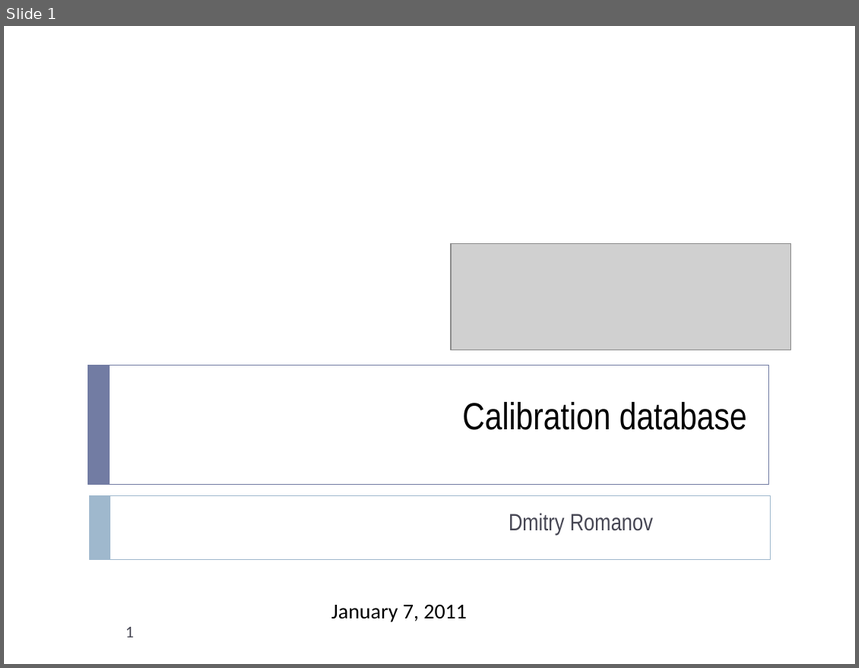
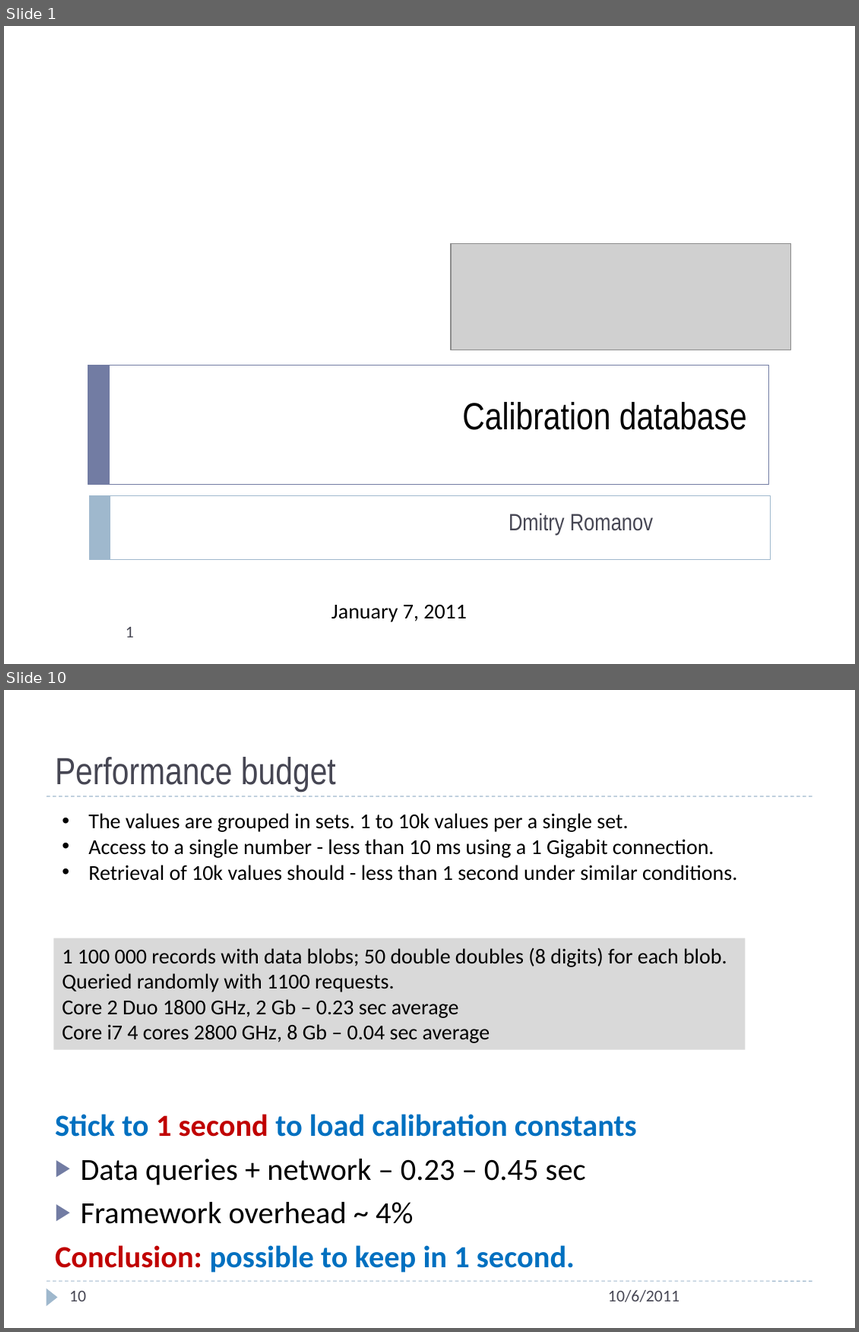
Before and after one commit to JeffersonLab/ccdb, a slide deck: doc/ccdb_design_paralellism_01_07_2011.pptx. Shown one above the other, each under a label of ours: slide 1 before the commit, slides 1 and 10 after it; the slides between them are not shown. The pictures are 859x668 and 859x1332 pixels, drawn with LibreOffice and Linux fonts; fonts in the diff are those of the drawing; grey boxes stand for pictures. Boxes give left, top, right and bottom in pixels: in the first picture for what was removed or moved away, otherwise in the second. Text is boxed around its words. In the diff, an @@ line names an element or a change of style, - is before the commit and + after.

```diff
--- a/doc/ccdb_design_paralellism_01_07_2011.pptx
+++ b/doc/ccdb_design_paralellism_01_07_2011.pptx
@@ slide 10 added at <box>4,690,855,1328</box>, background #FFFFFF @@
@@ title added at <box>55,757,336,792</box>, 32 pt, text #464653 @@
+Performance budget
@@ line added from (47, 796) to (813, 796), #9FB8CD 0.75 pt dashed @@
@@ text added at <box>88,813,737,881</box>, 18 pt, text #000000 @@
+• The values are grouped in sets. 1 to 10k values per a single set.
+• Access to a single number - less than 10 ms using a 1 Gigabit connection.
+• Retrieval of 10k values should - less than 1 second under similar conditions.
@@ rectangle added at <box>53,939,746,1050</box>, fill #D9D9D9, 18 pt, text #000000 @@
+1 100 000 records with data blobs; 50 double doubles (8 digits) for each blob.
+Queried randomly with 1100 requests.
+Core 2 Duo 1800 GHz, 2 Gb – 0.23 sec average
+Core i7 4 cores 2800 GHz, 8 Gb – 0.04 sec average
@@ text added at <box>55,1114,637,1273</box>, 26 pt, text #0070C0, bold @@
+Stick to 1 second to load calibration constants
+▶ Data queries + network – 0.23 – 0.45 sec
+▶ Framework overhead ~ 4%
+Conclusion: possible to keep in 1 second.
@@ line added from (47, 1281) to (813, 1281), #9FB8CD 0.75 pt dashed @@
@@ triangle added at <box>47,1288,58,1306</box>, fill #9FB8CD @@
@@ page number added at <box>69,1291,86,1302</box>, 14 pt, text #464653 @@
+10
@@ text added at <box>608,1290,680,1303</box>, 14 pt, text #464653 @@
+10/6/2011
```
Also in this commit, not shown: 19 slides changed, 3 other slides added, 14 other files.
